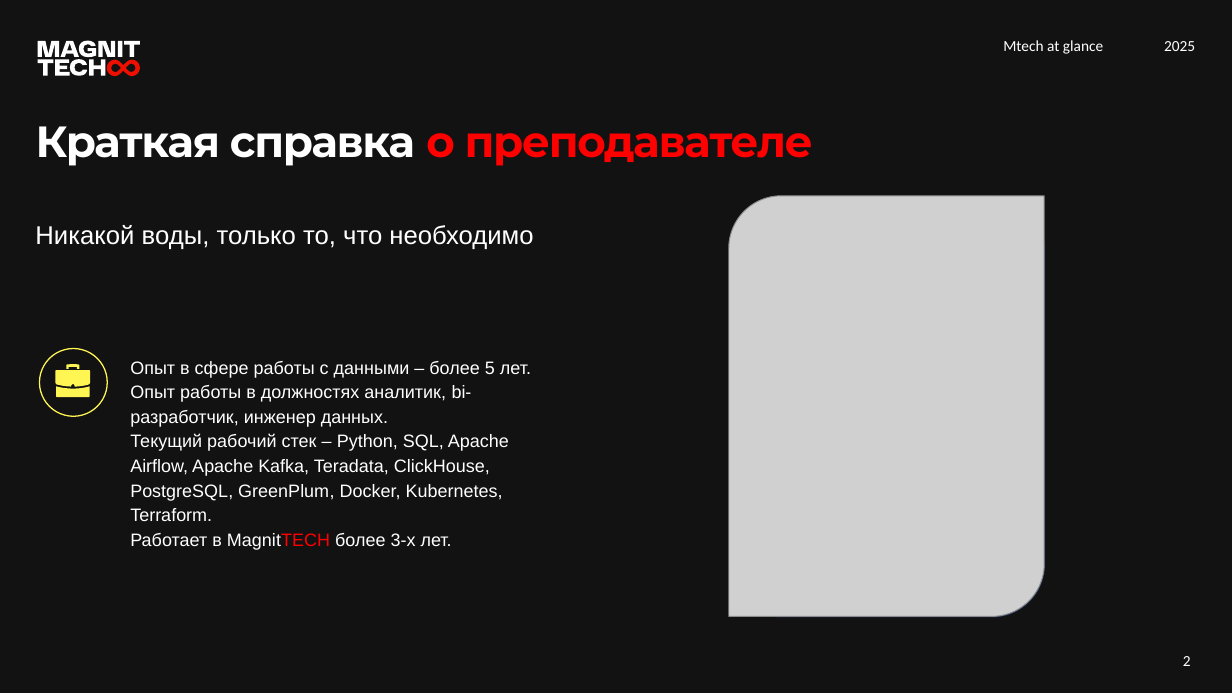
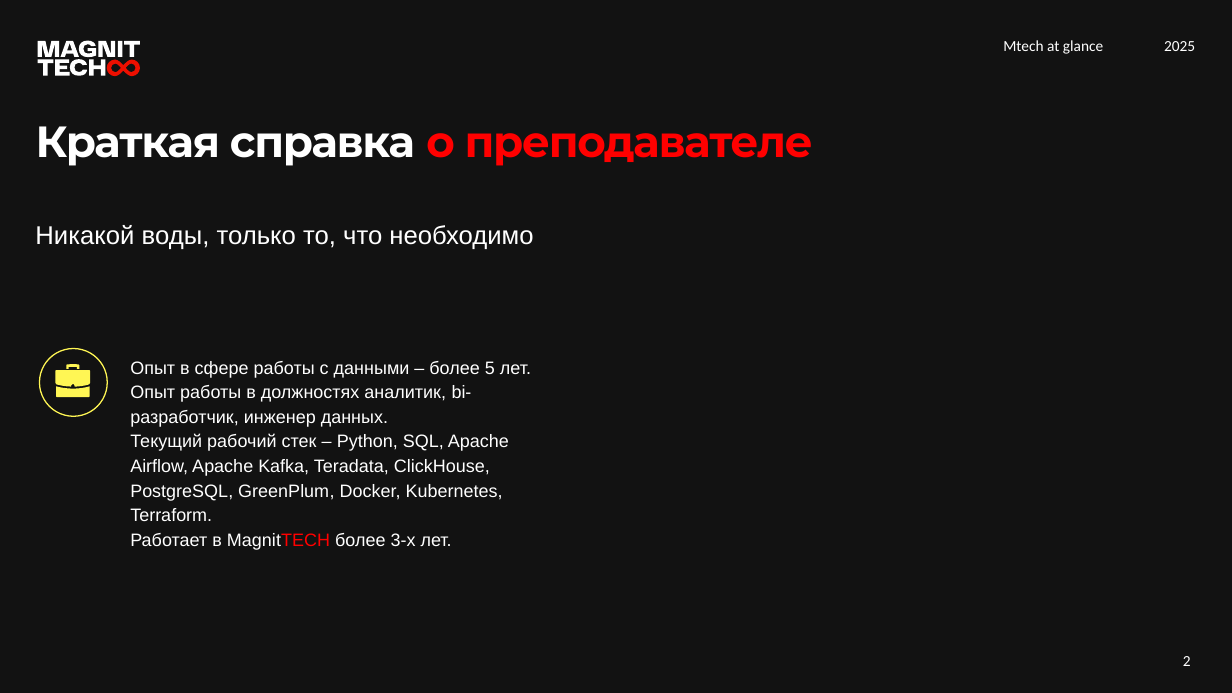
Before and after one commit to sql-for-students-2025/advanced-sql-2026, a slide deck: slide 2 of lesson_1/Занятие 1.pptx. Drawn at 1232x693 pixels with LibreOffice and Linux fonts; fonts in the diff are those of the drawing; grey boxes stand for pictures. Boxes give left, top, right and bottom in pixels: in the first picture for what was removed or moved away, otherwise in the second. Text is boxed around its words. In the diff, an @@ line names an element or a change of style, - is before the commit and + after.

Commit message:
add materials

```diff
--- a/lesson_1/Занятие 1.pptx
+++ b/lesson_1/Занятие 1.pptx
@@ picture removed at [729, 196, 1044, 616] @@
@@ rounded rectangle removed at [730, 196, 1045, 616] @@
```
